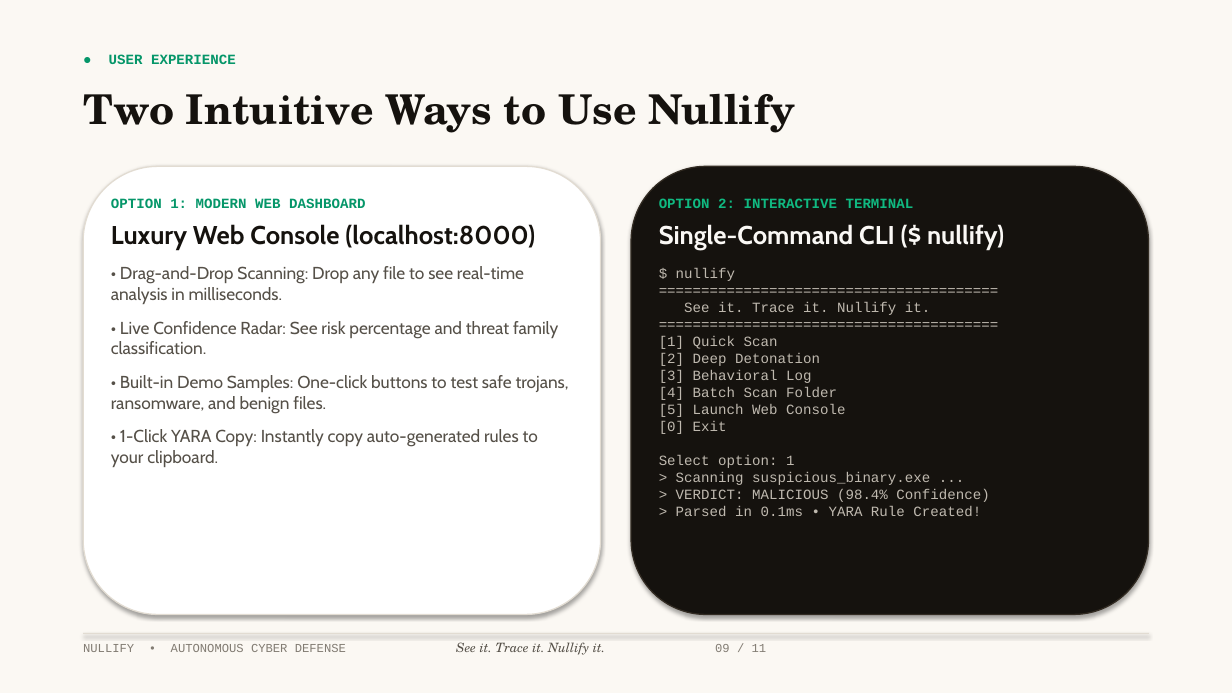
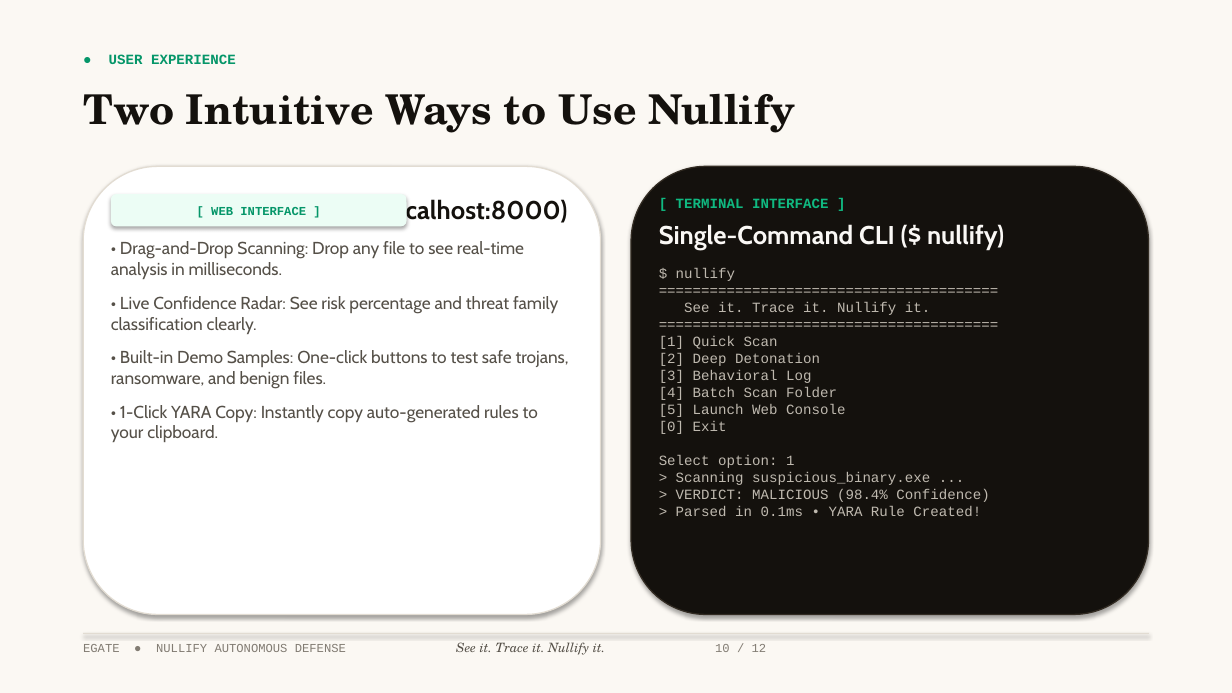
Before and after one commit to Nate-br/nullify, a slide deck: slide 10 of nullify_presentation.pptx (slide 9 before the commit). Drawn at 1232x693 pixels with LibreOffice and Linux fonts; fonts in the diff are those of the drawing. Boxes give left, top, right and bottom in pixels: in the first picture for what was removed or moved away, otherwise in the second. Text is boxed around its words. In the diff, an @@ line names an element or a change of style, - is before the commit and + after.

Commit message:
feat(presentation): integrate EGATE logo on cover & identity slide, add 8K cybersecurity visual assets, remove emojis, and enhance visual appeal

```diff
--- a/nullify_presentation.pptx
+++ b/nullify_presentation.pptx
@@ rounded rectangle at (x1=631, y1=166, x2=1149, y2=615): fill #15120E to #14110D @@
@@ text at (x1=111, y1=199, x2=567, y2=225): text changed; text colour #15120E to #14110D @@
-OPTION 1: MODERN WEB DASHBOARD
-Luxury Web Console (localhost:8000)
+Luxury Web Dashboard (localhost:8000)
@@ rounded rectangle added at (x1=111, y1=194, x2=407, y2=226), fill #ECFDF5, 9.5 pt, text #059669, bold @@
+[ WEB INTERFACE ]
@@ text at (x1=676, y1=198, x2=828, y2=208): text changed @@
-OPTION 2: INTERACTIVE TERMINAL
+[ TERMINAL INTERFACE ]
@@ text at (x1=111, y1=296, x2=558, y2=334): text changed @@
-• Live Confidence Radar: See risk percentage and threat family classification.
+• Live Confidence Radar: See risk percentage and threat family classification clearly.
@@ text at (x1=83, y1=642, x2=767, y2=655): text changed @@
-NULLIFY • AUTONOMOUS CYBER DEFENSE See it. Trace it. Nullify it. 09 / 11
+EGATE ● NULLIFY AUTONOMOUS DEFENSE See it. Trace it. Nullify it. 10 / 12
```
Also in this commit, not shown: 10 other slides changed, 1 slide added, 7 other files.
